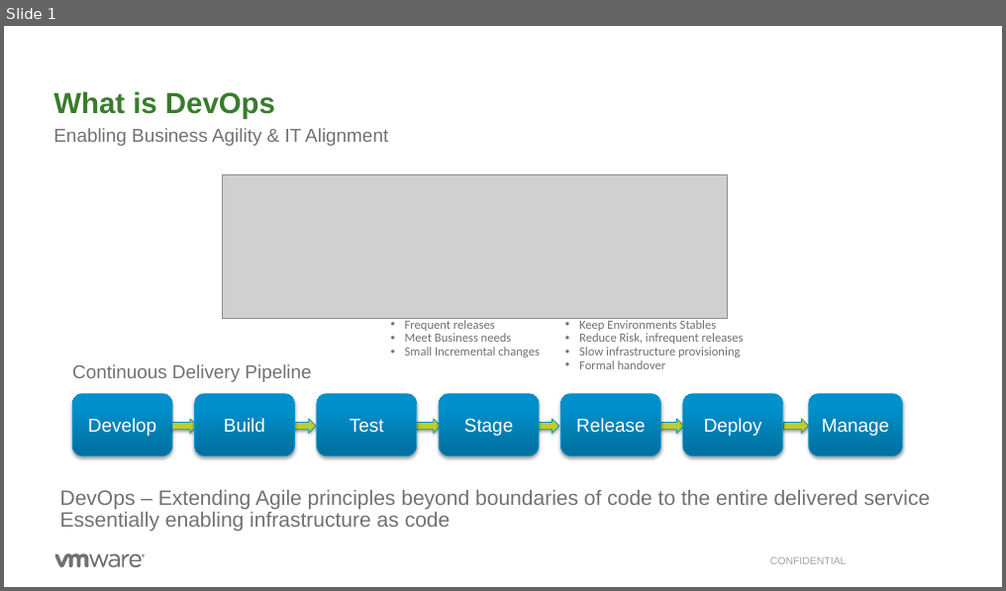
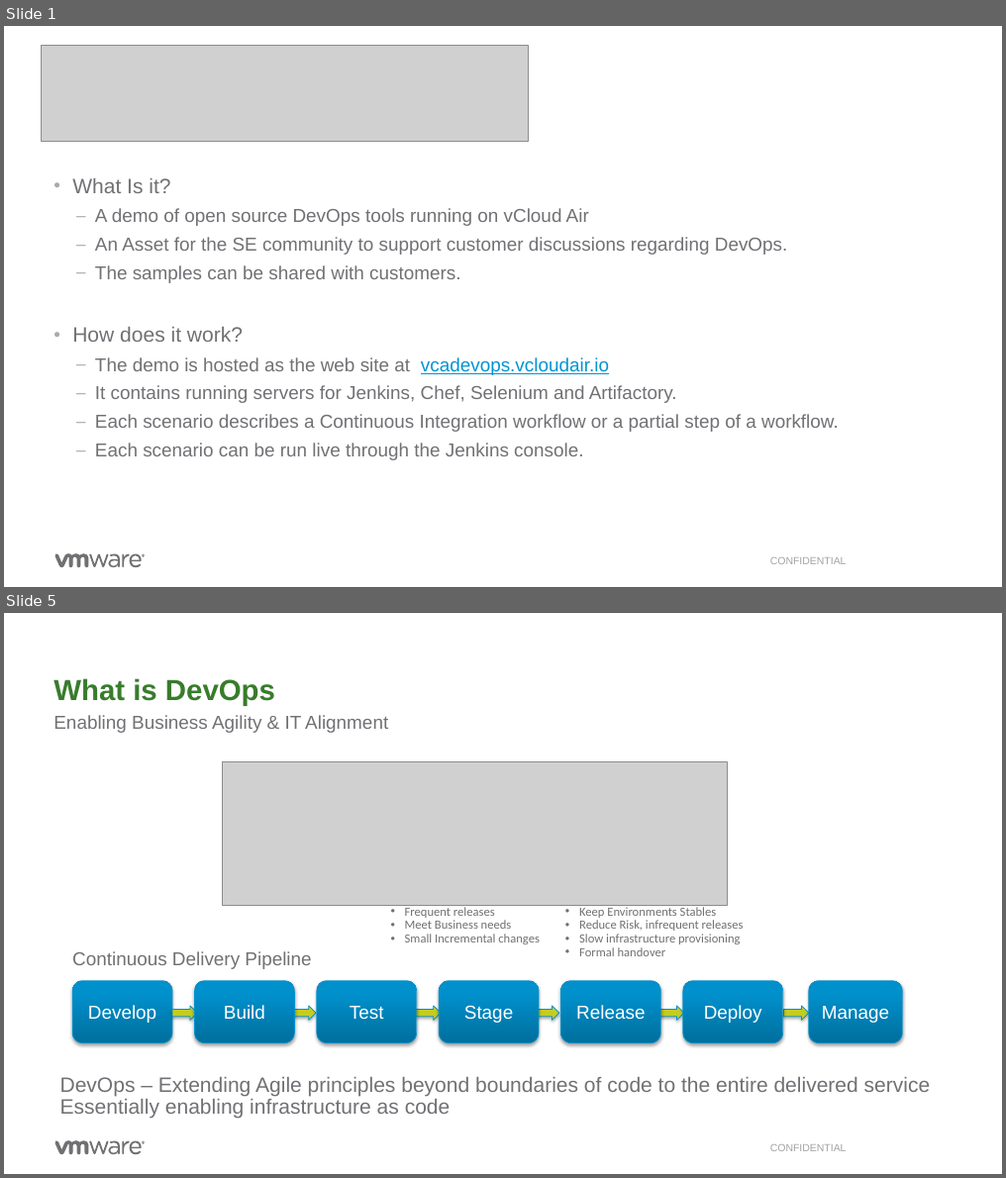
Before and after one commit to rdbwebster/vcadevops, a slide deck: DevopsDemo.pptx. Shown one above the other, each under a label of ours: slide 1 before the commit, slides 1 and 5 after it; the slides between them are not shown. The pictures are 1006x591 and 1006x1178 pixels, drawn with LibreOffice and Linux fonts; fonts in the diff are those of the drawing; grey boxes stand for pictures; background and template pictures are left out. Boxes give left, top, right and bottom in pixels: in the first picture for what was removed or moved away, otherwise in the second. Text is boxed around its words. In the diff, an @@ line names an element or a change of style, - is before the commit and + after.

```diff
--- a/DevopsDemo.pptx
+++ b/DevopsDemo.pptx
@@ slide 1 added at <box>4,26,1002,587</box>, background #FFFFFF; not listed: 7 template elements that a slide beside it also shows @@
@@ picture added at <box>42,45,528,141</box> @@
@@ text added at <box>72,178,839,461</box>, 18 pt, text #717074 @@
+• What Is it?
+  – A demo of open source DevOps tools running on vCloud Air
+  – An Asset for the SE community to support customer discussions regarding DevOps.
+  – The samples can be shared with customers.
+• How does it work?
+  – The demo is hosted as the web site at vcadevops.vcloudair.io
+  – It contains running servers for Jenkins, Chef, Selenium and Artifactory.
+  – Each scenario describes a Continuous Integration workflow or a partial step of a workflow.
+  – Each scenario can be run live through the Jenkins console.
@@ text added at <box>770,558,846,565</box>, 10 pt, text #A5A4A6 @@
+CONFIDENTIAL
@@ page number added at <box>953,556,990,568</box>, 10 pt, text #FFFFFF @@
+1
@@ what was slide 1 is now slide 5 @@
```
Also in this commit, not shown: 3 other slides added, 7 other files.
